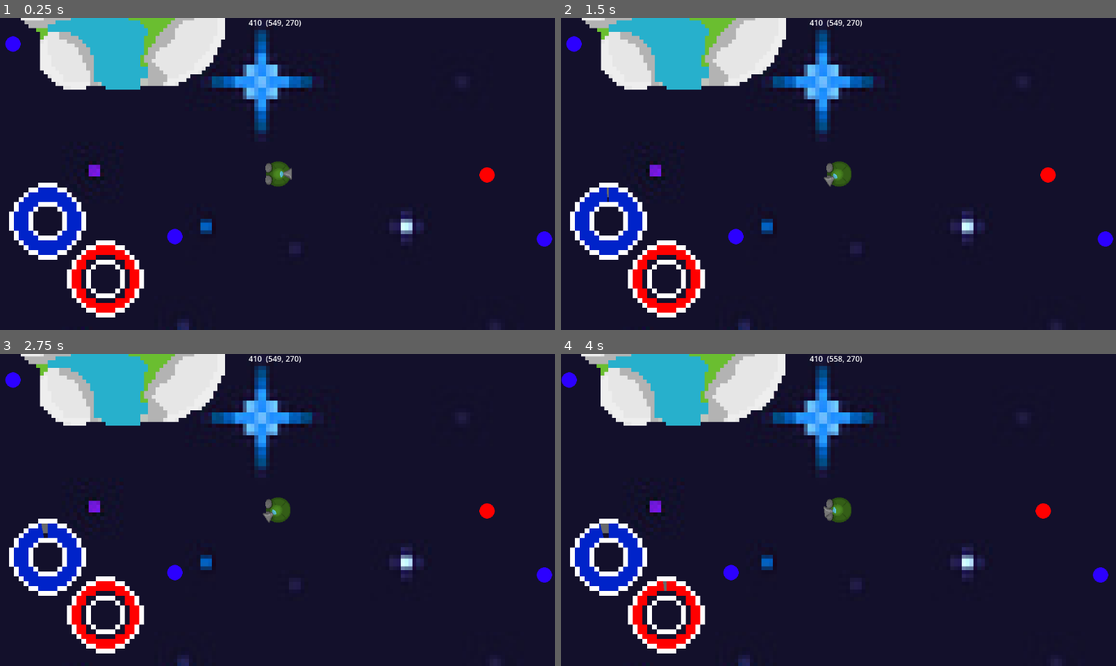
Above: before the commit, frames 1-4 (two rows, left to right).
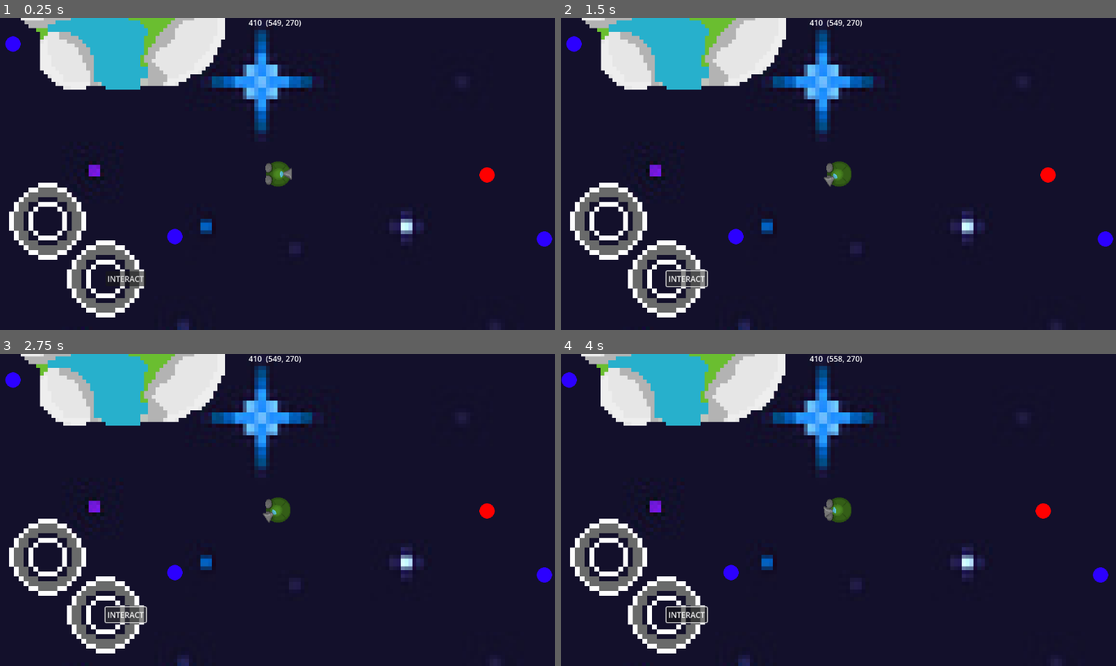
Above: after the commit, the same moments.

Repository: vmaxime03/ZigobarsJam
Game: Godot game, scene res://scenes/debug.tscn
The game is run twice, just before and just after one commit, with the same random seed, the same clock (stepped at 60 frames per second) and the same inputs.
Inputs (mouse positions are in pixels of both pictures, inside the frame that each line leads up to):
- Up to frame 1 (0.25 s): no input
- Up to frame 2 (1.5 s): click (688, 280) at 0.5 s, where only the run after the commit has a clickable "INTERACT"; click (688, 280) at 1.25 s, where only the run after the commit has a clickable "INTERACT"
- Up to frame 3 (2.75 s): click (127, 616) at 2 s, where only the run after the commit has a clickable "INTERACT"
- Up to frame 4 (4 s): tap Enter at 2.75 s; move the mouse to (960, 494) at 2.77 s; tap D (d) at 2.85 s; tap E (e) at 3.05, 3.6 s; move the mouse to (727, 525) at 3.52 s; tap A (q) at 3.8 s

The runs differ from the first frame. In frame 1, 2.4% of the frame differs, in the area x 2-27%, y 54-95%; in frame 2, 2.6%; in frame 3, 2.5%; in frame 4, 2.4%.

Commit message:
ajout de la classe MusicPlayer

Diff:
--- /dev/null
+++ b/game/music_player.tscn
@@ -0,0 +1,6 @@
+[gd_scene load_steps=2 format=3 uid="uid://cf0iiluqy0ukw"]
+
+[ext_resource type="Script" path="res://scripts/music.gd" id="1_cub1d"]
+
+[node name="MusicPlayer" type="AudioStreamPlayer2D"]
+script = ExtResource("1_cub1d")
--- a/game/scenes/debug.tscn
+++ b/game/scenes/debug.tscn
@@ -30,11 +30,8 @@
 scale = Vector2(1152.5, 648.5)
 mesh = SubResource("BoxMesh_evod2")
 
-[node name="Player" parent="." node_paths=PackedStringArray("carbBar", "o2Bar", "interactButton") instance=ExtResource("1_owex6")]
+[node name="Player" parent="." instance=ExtResource("1_owex6")]
 position = Vector2(549, 270)
-carbBar = NodePath("Camera2D/Control/TextureProgressBar")
-o2Bar = NodePath("Camera2D/Control/TextureProgressBar2")
-interactButton = NodePath("Camera2D/Control/SelectButton")
 
 [node name="Camera2D" type="Camera2D" parent="Player"]
 
--- /dev/null
+++ b/game/scripts/music.gd
@@ -0,0 +1,28 @@
+extends AudioStreamPlayer2D
+
+var timer_start : int
+var timer_end : int
+var timer_set : bool
+var main_theme := "res://assets/audio/Musics/Main_theme.wav"
+var o2 := "res://assets/audio/Musics/O2.wav"
+
+# Called when the node enters the scene tree for the first time.
+func _ready() -> void:
+	timer_start = 0
+	timer_end = 0
+	# timer_set = true
+	pass # Replace with function body.
+
+
+# Called every frame. 'delta' is the elapsed time since the previous frame.
+func _process(delta: float) -> void:
+	if !self.playing and timer_start >= timer_end:
+		timer_start = Time.get_ticks_msec()
+		timer_end = RandomNumberGenerator.new().randi_range(0, 120000)
+		if RandomNumberGenerator.new().randi_range(0,1) == 0:
+			self.stream = load(main_theme)
+		else:
+			self.stream = load(o2)
+		self.play()
+		pass
+	pass
